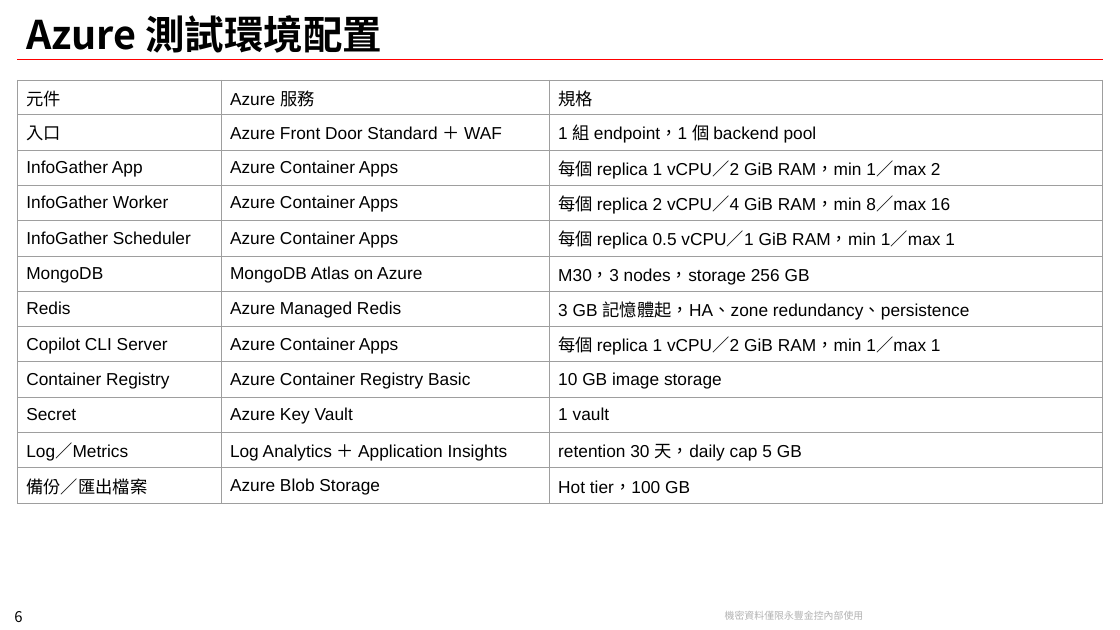
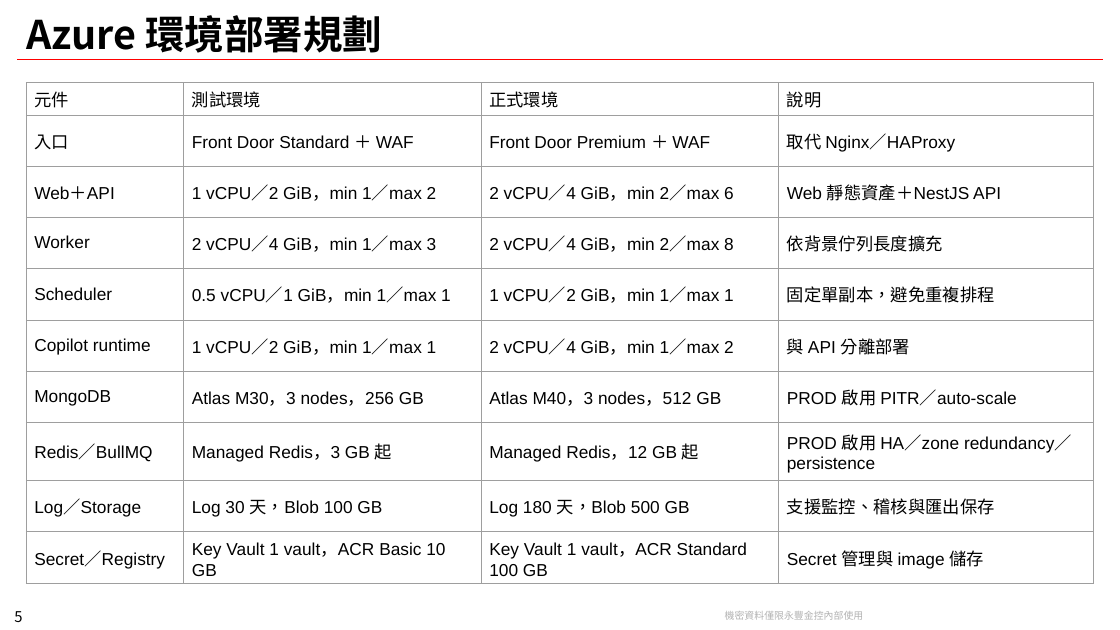
Before and after one commit to chunkai1312/temp, a slide deck: slide 5 of infogather.pptx (slide 6 before the commit). Drawn at 1120x630 pixels with LibreOffice and Linux fonts; fonts in the diff are those of the drawing; background and template pictures are left out. Boxes give left, top, right and bottom in pixels: in the first picture for what was removed or moved away, otherwise in the second. Text is boxed around its words. In the diff, an @@ line names an element or a change of style, - is before the commit and + after.

```diff
--- a/infogather.pptx
+++ b/infogather.pptx
@@ title at [26,15,382,53]: text changed @@
-Azure 測試環境配置
+Azure 環境部署規劃
@@ table at [27,83,1094,580] @@
-元件 | Azure 服務 | 規格
-入口 | Azure Front Door Standard ＋ WAF | 1 組 endpoint，1 個 backend pool
-InfoGather App | Azure Container Apps | 每個 replica 1 vCPU／2 GiB RAM，min 1／max 2
-InfoGather Worker | Azure Container Apps | 每個 replica 2 vCPU／4 GiB RAM，min 8／max 16
-InfoGather Scheduler | Azure Container Apps | 每個 replica 0.5 vCPU／1 GiB RAM，min 1／max 1
-MongoDB | MongoDB Atlas on Azure | M30，3 nodes，storage 256 GB
-Redis | Azure Managed Redis | 3 GB 記憶體起，HA、zone redundancy、persistence
-Copilot CLI Server | Azure Container Apps | 每個 replica 1 vCPU／2 GiB RAM，min 1／max 1
-Container Registry | Azure Container Registry Basic | 10 GB image storage
-Secret | Azure Key Vault | 1 vault
-Log／Metrics | Log Analytics ＋ Application Insights | retention 30 天，daily cap 5 GB
-備份／匯出檔案 | Azure Blob Storage | Hot tier，100 GB
+元件 | 測試環境 | 正式環境 | 說明
+入口 | Front Door Standard ＋ WAF | Front Door Premium ＋ WAF | 取代 Nginx／HAProxy
+Web＋API | 1 vCPU／2 GiB，min 1／max 2 | 2 vCPU／4 GiB，min 2／max 6 | Web 靜態資產＋NestJS API
+Worker | 2 vCPU／4 GiB，min 1／max 3 | 2 vCPU／4 GiB，min 2／max 8 | 依背景佇列長度擴充
+Scheduler | 0.5 vCPU／1 GiB，min 1／max 1 | 1 vCPU／2 GiB，min 1／max 1 | 固定單副本，避免重複排程
+Copilot runtime | 1 vCPU／2 GiB，min 1／max 1 | 2 vCPU／4 GiB，min 1／max 2 | 與 API 分離部署
+MongoDB | Atlas M30，3 nodes，256 GB | Atlas M40，3 nodes，512 GB | PROD 啟用 PITR／auto-scale
+Redis／BullMQ | Managed Redis，3 GB 起 | Managed Redis，12 GB 起 | PROD 啟用 HA／zone redundancy／persistence
+Log／Storage | Log 30 天，Blob 100 GB | Log 180 天，Blob 500 GB | 支援監控、稽核與匯出保存
+Secret／Registry | Key Vault 1 vault，ACR Basic 10 GB | Key Vault 1 vault，ACR Standard 100 GB | Secret 管理與 image 儲存
@@ table: place and size @@
-table at [18,80,1102,503]
+table at [27,83,1094,580]
@@ page number at [14,611,22,622]: text changed @@
-6
+5
```
Also in this commit, not shown: 3 other slides changed, 2 slides removed.
